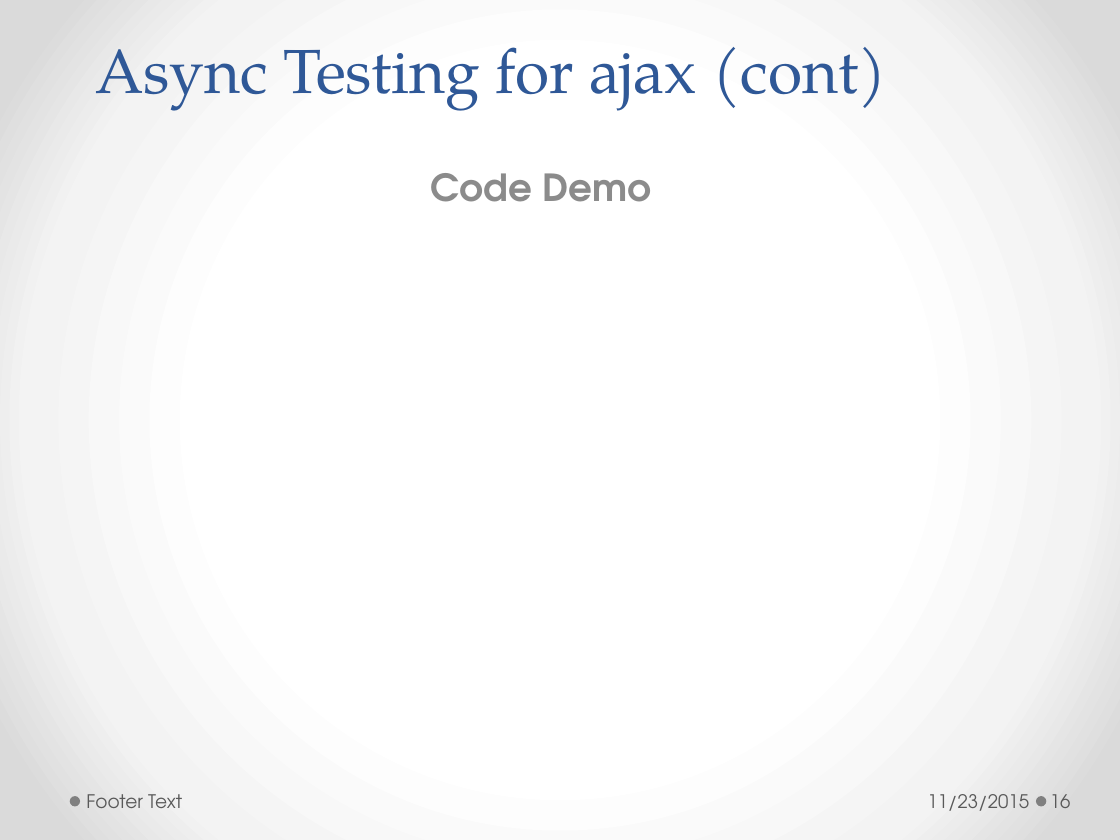
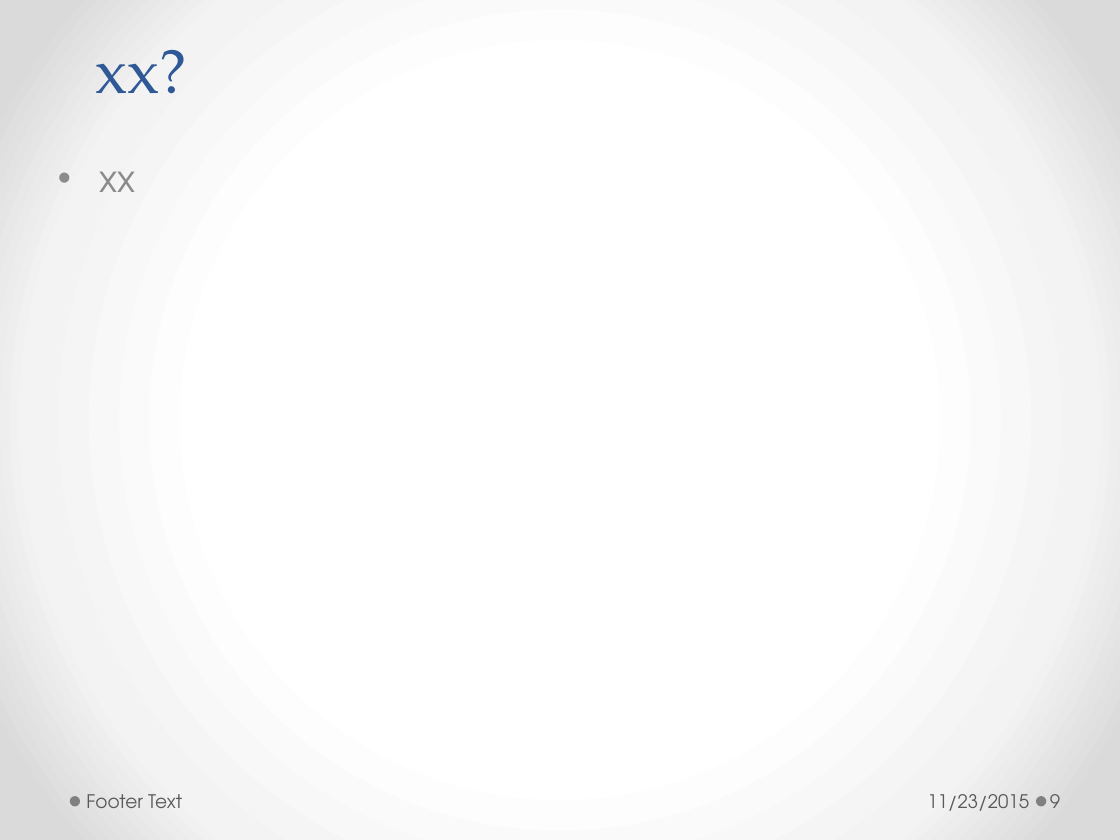
Before and after one commit to h-t-tran/work, a slide deck: slide 9 of brownbag/less/tech-presentation-less.pptx (slide 16 before the commit). Drawn at 1120x840 pixels with LibreOffice and Linux fonts; fonts in the diff are those of the drawing. Boxes give left, top, right and bottom in pixels: in the first picture for what was removed or moved away, otherwise in the second. Text is boxed around its words. In the diff, an @@ line names an element or a change of style, - is before the commit and + after.

```diff
--- a/brownbag/less/tech-presentation-less.pptx
+++ b/brownbag/less/tech-presentation-less.pptx
@@ title at (95,50,187,94): text changed @@
-Async Testing for ajax (cont)
+xx?
@@ subtitle added at (100,171,136,192), 24 pt, text #8C8C8C @@
+• xx
@@ text removed at (431,173,652,202) @@
-Code Demo
@@ page number at (1050,794,1060,808): text changed @@
-16
+9
```
Also in this commit, not shown: 2 other slides changed, 5 slides added, 17 slides removed.
